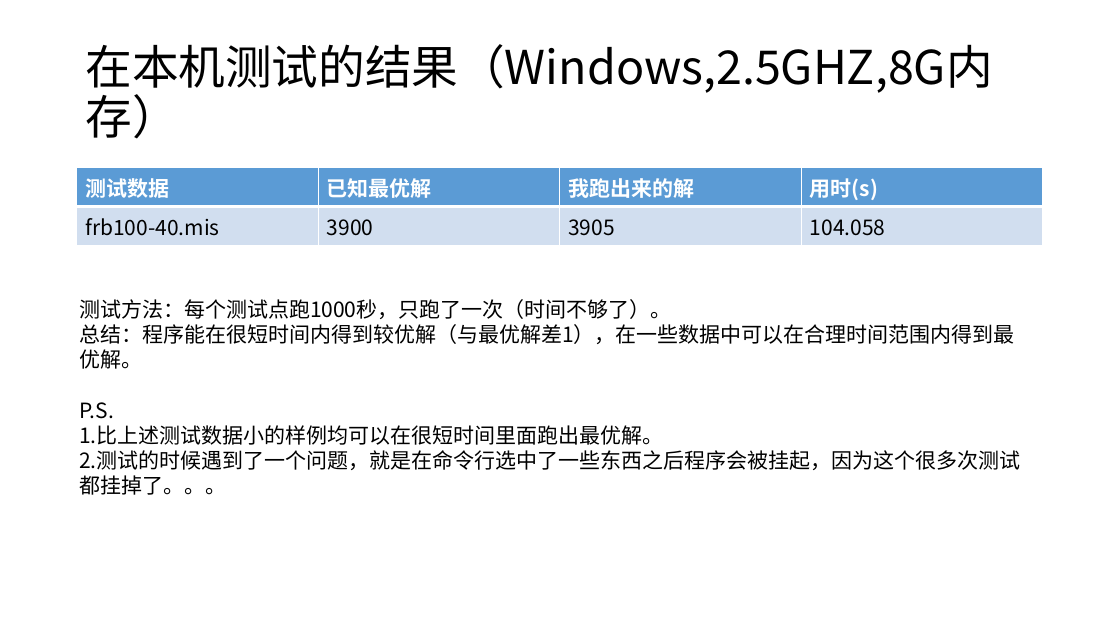
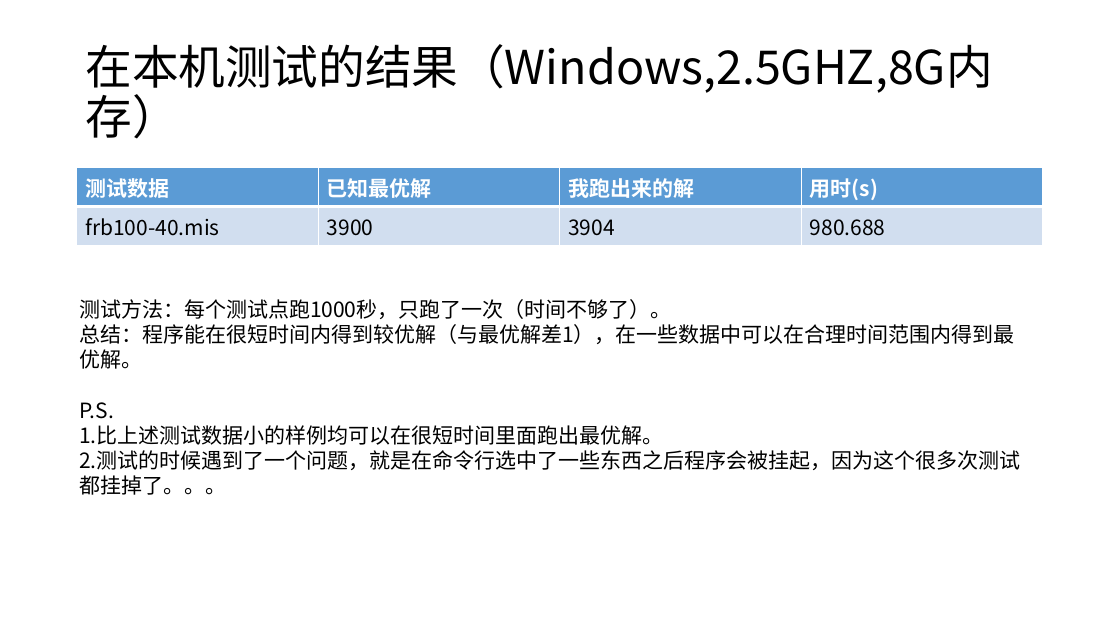
Before and after one commit to wuwuz/EWLS, a slide deck: slide 18 of repo.pptx. Drawn at 1120x630 pixels with LibreOffice and Linux fonts; fonts in the diff are those of the drawing. Boxes give left, top, right and bottom in pixels: in the first picture for what was removed or moved away, otherwise in the second. Text is boxed around its words. In the diff, an @@ line names an element or a change of style, - is before the commit and + after.

```diff
--- a/repo.pptx
+++ b/repo.pptx
@@ table at (77,168,1045,240) @@
-row 2, column 3: 3905
+row 2, column 3: 3904
-row 2, column 4: 104.058
+row 2, column 4: 980.688
```
Also in this commit, not shown: 2 other files.
